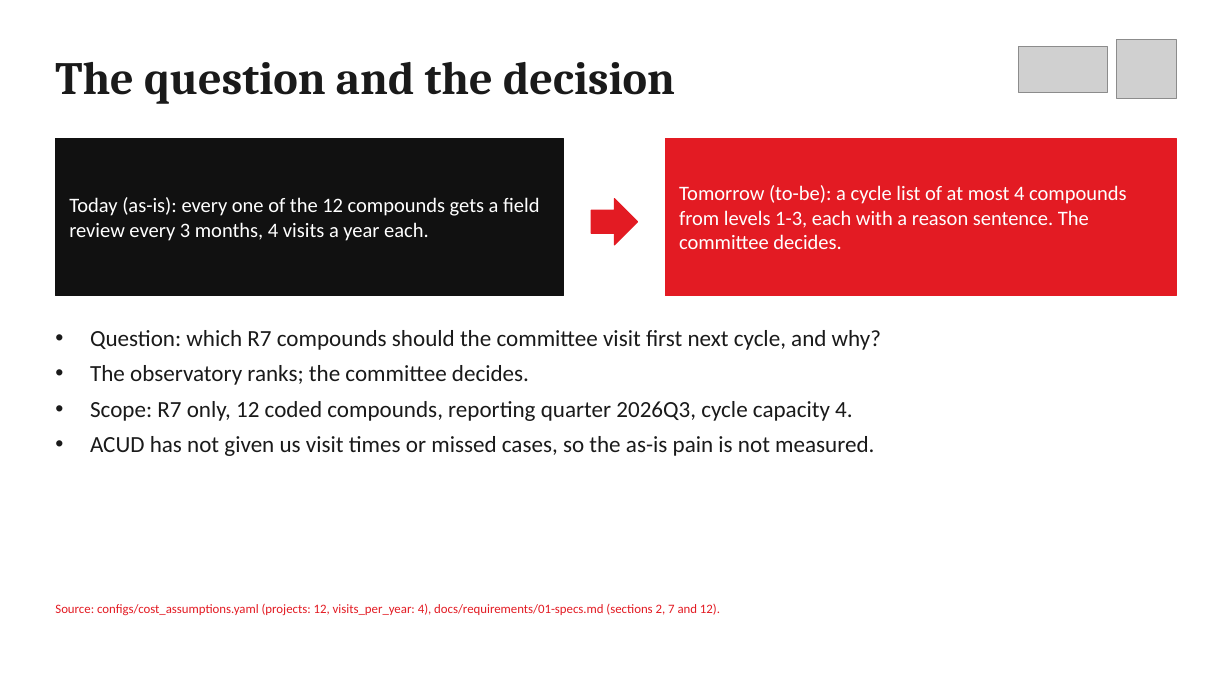
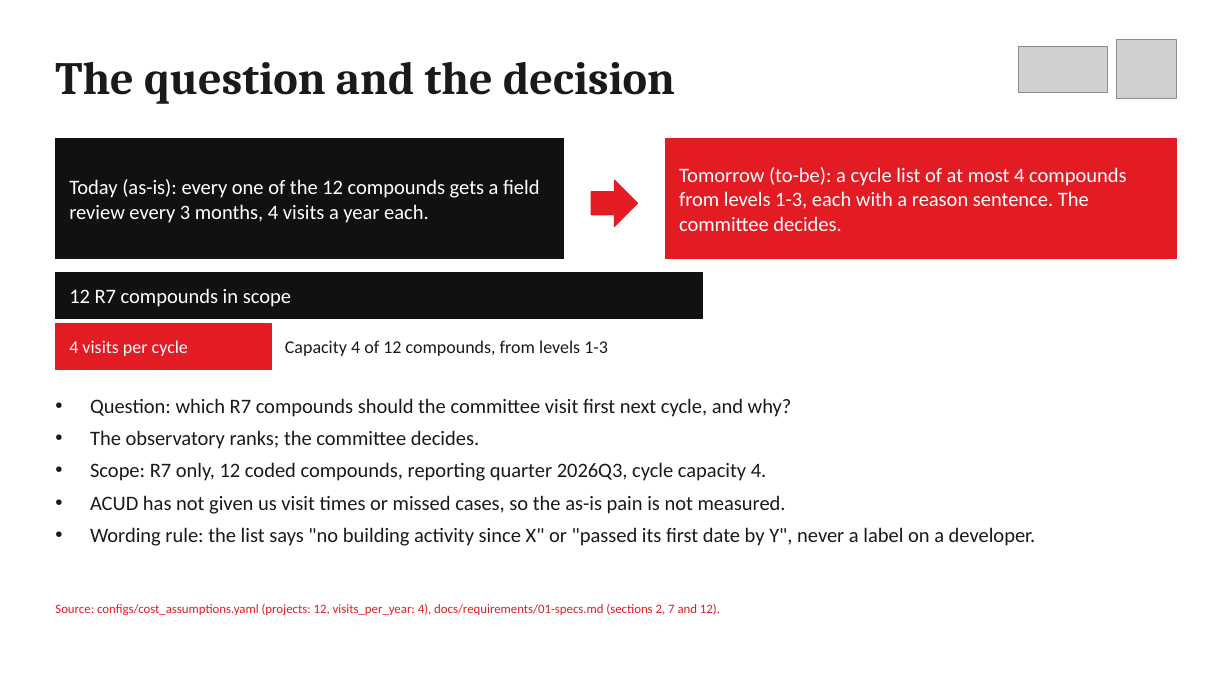
Before and after one commit to elsayedelmandoh/spaceeye-geoai, a slide deck: slide 3 of docs/deliverables/01-presentation/presentation.pptx. Drawn at 1232x693 pixels with LibreOffice and Linux fonts; fonts in the diff are those of the drawing; grey boxes stand for pictures. Boxes give left, top, right and bottom in pixels: in the first picture for what was removed or moved away, otherwise in the second. Text is boxed around its words. In the diff, an @@ line names an element or a change of style, - is before the commit and + after.

Commit message:
docs: deck gets dashboard screenshots, infographics and more detail per slide

```diff
--- a/docs/deliverables/01-presentation/presentation.pptx
+++ b/docs/deliverables/01-presentation/presentation.pptx
@@ rectangle: place and size @@
-rectangle at (55, 139, 564, 296)
+rectangle at (55, 139, 564, 259)
@@ text "Today (as-is): every one of ...": place and size @@
-text "Today (as-is): every one of ..." at (69, 197, 539, 241)
+text "Today (as-is): every one of ..." at (69, 179, 539, 223)
@@ rectangle: place and size @@
-rectangle at (665, 139, 1177, 296)
+rectangle at (665, 139, 1177, 259)
@@ text "Tomorrow (to-be): a cycle list ...": place and size @@
-text "Tomorrow (to-be): a cycle list ..." at (679, 185, 1126, 249)
+text "Tomorrow (to-be): a cycle list ..." at (679, 167, 1126, 231)
@@ right arrow: place and size @@
-right arrow at (592, 199, 638, 245)
+right arrow at (592, 180, 638, 226)
@@ rectangle added at (55, 273, 702, 319), fill #111111, outline #111111 1 pt @@
@@ text added at (69, 288, 291, 307), 16 pt, text #FFFFFF @@
+12 R7 compounds in scope
@@ rectangle added at (55, 323, 271, 370), fill #E31B23, outline #E31B23 1 pt @@
@@ text added at (69, 340, 188, 356), 14 pt, text #FFFFFF @@
+4 visits per cycle
@@ text added at (285, 340, 608, 356), 14 pt, text #1A1A1A @@
+Capacity 4 of 12 compounds, from levels 1-3
@@ text "Question: which R7 compounds should ...": place and size @@
-text "Question: which R7 compounds should ..." at (90, 330, 881, 456)
+text "Question: which R7 compounds should ..." at (90, 398, 1036, 546)
@@ text at (90, 398, 792, 514): size 18 to 16 pt in "Question: which R7 compounds should the committee ...", "The observatory ranks; the committee decides.", "Scope: R7 only, 12 coded compounds, reporting ...", "ACUD has not given us visit times ..." @@
@@ text at (90, 527, 1036, 546): paragraph added @@
+• Wording rule: the list says "no building activity since X" or "passed its first date by Y", never a label on a developer.
```
Also in this commit, not shown: 9 other slides changed, 8 other files.
